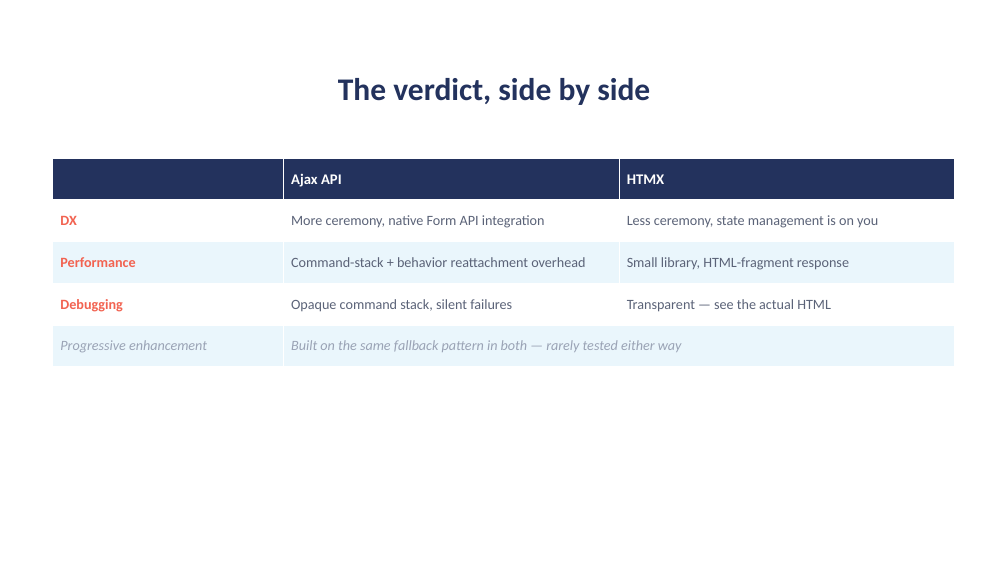
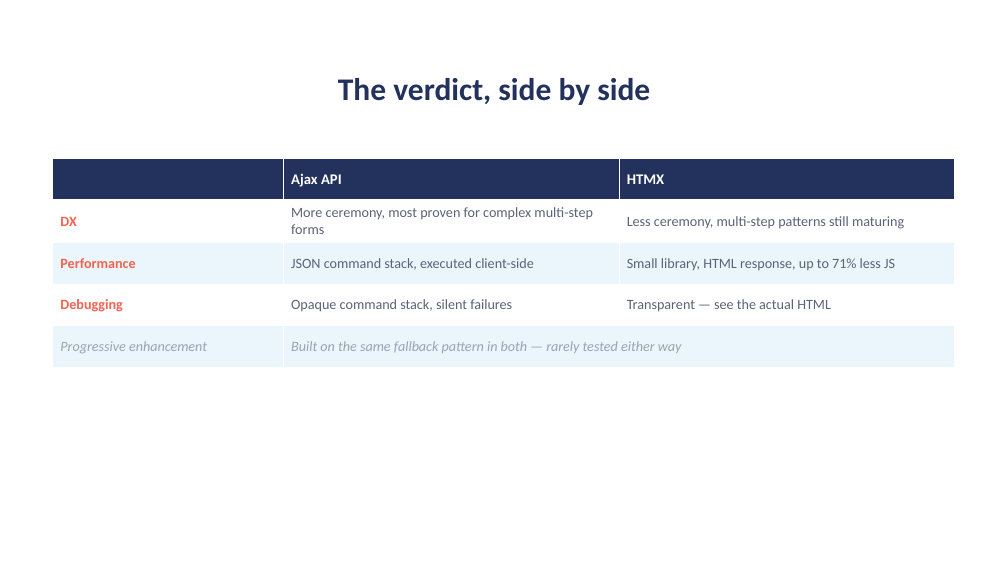
Before and after one commit to RChaubey16/drupalcon-rotterdam-session, a slide deck: slide 34 of Ajax to HTMX.pptx (slide 33 before the commit). Drawn at 1008x567 pixels with LibreOffice and Linux fonts; fonts in the diff are those of the drawing; background and template pictures are left out. Boxes give left, top, right and bottom in pixels: in the first picture for what was removed or moved away, otherwise in the second. Text is boxed around its words. In the diff, an @@ line names an element or a change of style, - is before the commit and + after.

```diff
--- a/Ajax to HTMX.pptx
+++ b/Ajax to HTMX.pptx
@@ table at [53, 159, 955, 407] @@
-row 2, column 2: More ceremony, native Form API integration
+row 2, column 2: More ceremony, most proven for complex multi-step forms
-row 2, column 3: Less ceremony, state management is on you
+row 2, column 3: Less ceremony, multi-step patterns still maturing
-row 3, column 2: Command-stack + behavior reattachment overhead
+row 3, column 2: JSON command stack, executed client-side
-row 3, column 3: Small library, HTML-fragment response
+row 3, column 3: Small library, HTML response, up to 71% less JS
```
Also in this commit, not shown: 10 other slides changed, 12 slides added, 7 other files.
